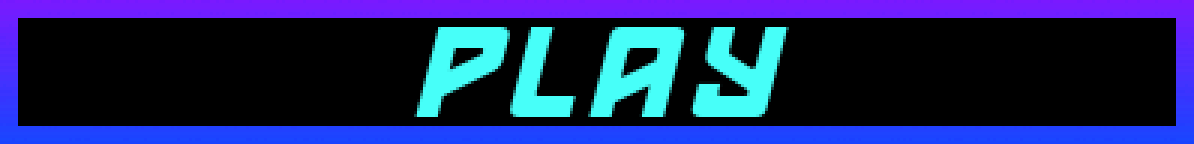
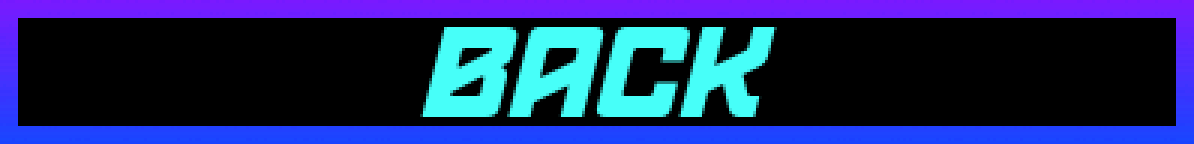
Revision of a layered 1194 × 144 image; what changed, layer by layer:
hid "PlAy", painted on it over [414, 27, 789, 117]
showed "BACK" over [420, 27, 777, 117]
